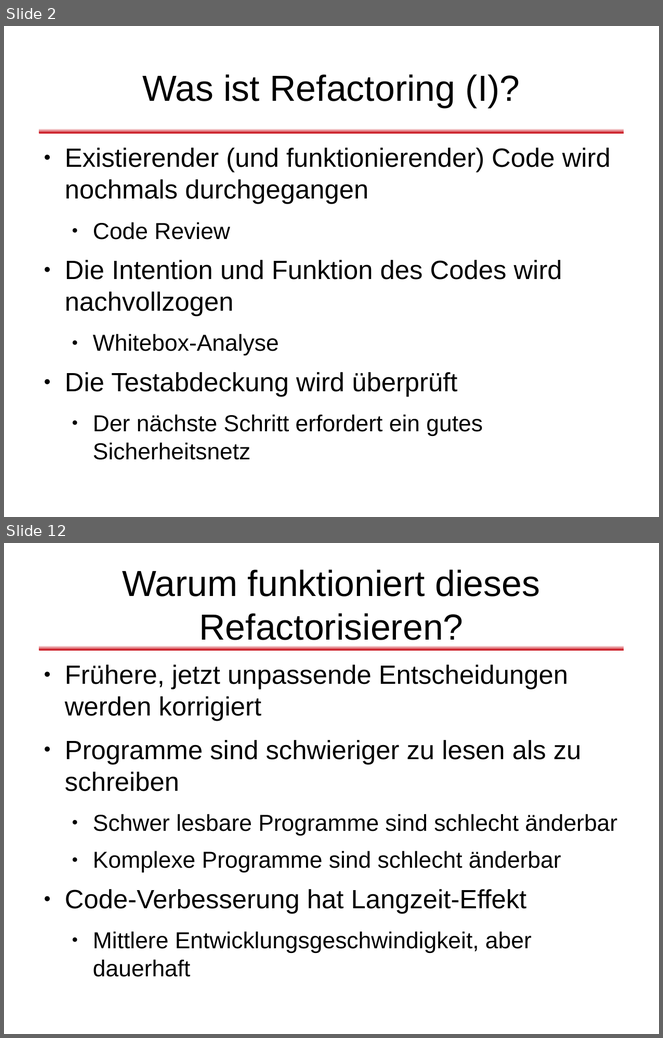
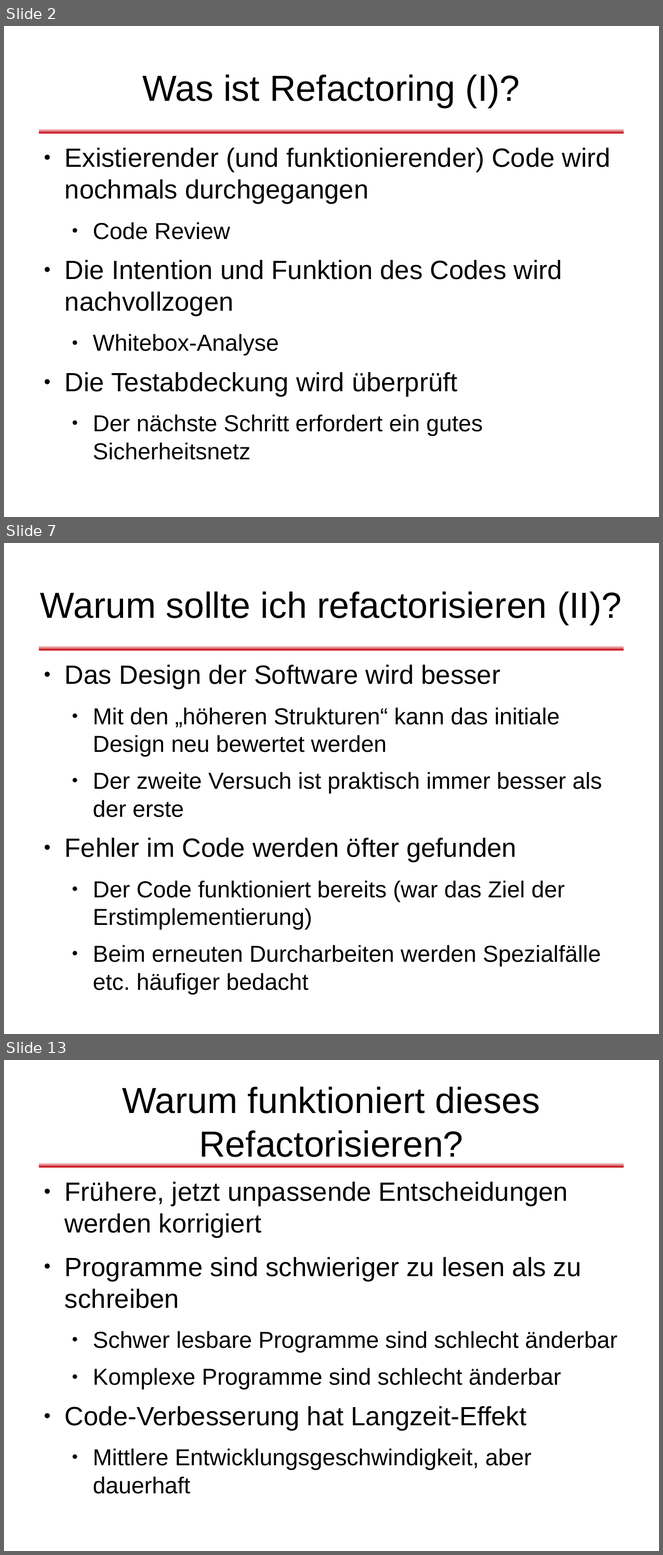
Before and after one commit to dlindner/vorlesung-se2-dhbw, a slide deck: added_2010/Refactoring (2010).odp. Shown one above the other, each under a label of ours: slides 2 and 12 before the commit, slides 2, 7 and 13 after it; the slides between them are not shown. The pictures are 663x1038 and 663x1555 pixels, drawn with LibreOffice and Linux fonts; fonts in the diff are those of the drawing; background and template pictures are left out. Boxes give left, top, right and bottom in pixels: in the first picture for what was removed or moved away, otherwise in the second. Text is boxed around its words. In the diff, an @@ line names an element or a change of style, - is before the commit and + after.

```diff
--- a/added_2010/Refactoring (2010).odp
+++ b/added_2010/Refactoring (2010).odp
@@ slide 7 added at (x1=4, y1=543, x2=659, y2=1034), background #FFFFFF; not listed: 1 template element that a slide beside it also shows @@
@@ title added at (x1=40, y1=591, x2=622, y2=625), 44 pt, text #000000 @@
+Warum sollte ich refactorisieren (II)?
@@ text added at (x1=65, y1=665, x2=603, y2=995), 28 pt, text #000000 @@
+● Das Design der Software wird besser
+  ● Mit den „höheren Strukturen“ kann das initiale Design neu bewertet werden
+  ● Der zweite Versuch ist praktisch immer besser als der erste
+● Fehler im Code werden öfter gefunden
+  ● Der Code funktioniert bereits (war das Ziel der Erstimplementierung)
+  ● Beim erneuten Durcharbeiten werden Spezialfälle etc. häufiger bedacht
@@ what was slide 12 is now slide 13 @@
```
Also in this commit, not shown: 26 slides changed, 2 other slides added, 2 slides removed.
